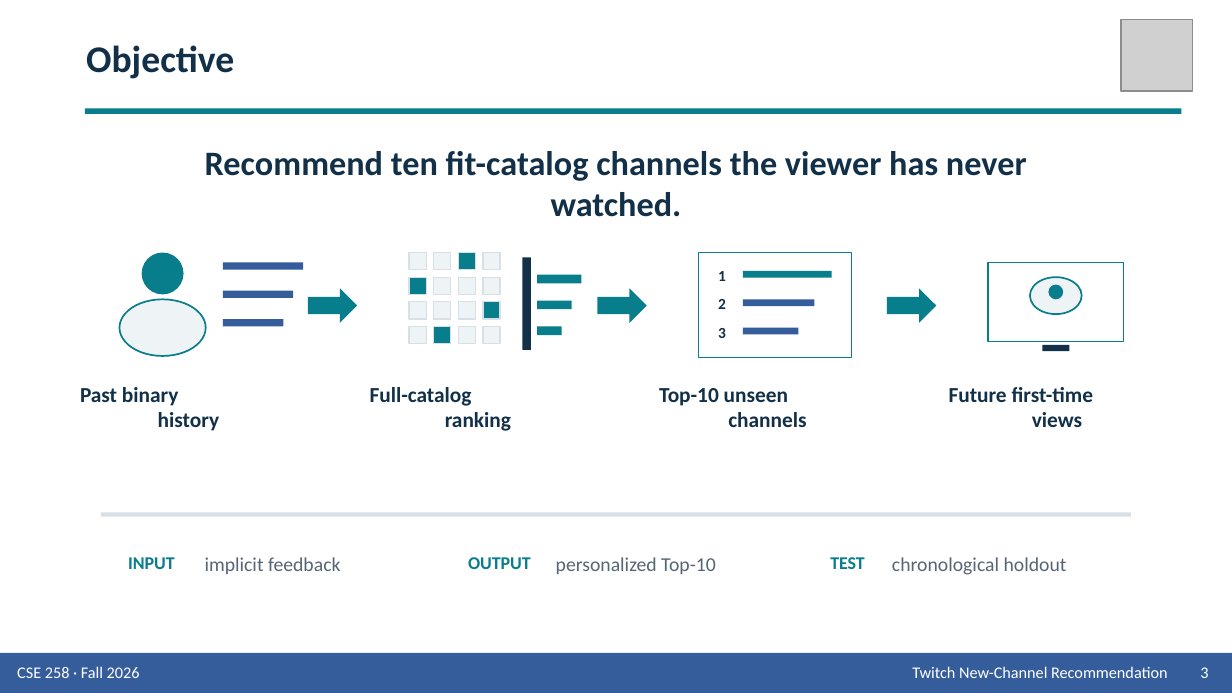
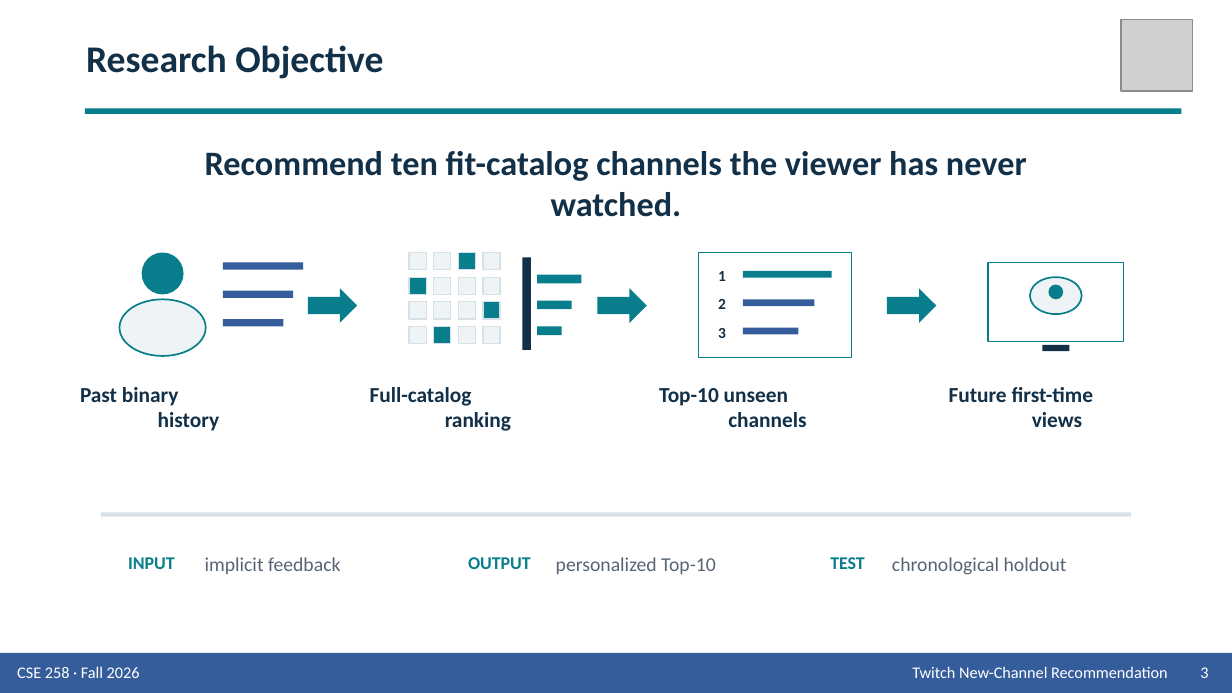
Before and after one commit to Wen-Chieh-Lo/You-know-who-did-God-did-, a slide deck: slide 3 of presentation/Group_9_Presentation_Twitch.pptx. Drawn at 1232x693 pixels with LibreOffice and Linux fonts; fonts in the diff are those of the drawing; grey boxes stand for pictures. Boxes give left, top, right and bottom in pixels: in the first picture for what was removed or moved away, otherwise in the second. Text is boxed around its words. In the diff, an @@ line names an element or a change of style, - is before the commit and + after.

```diff
--- a/presentation/Group_9_Presentation_Twitch.pptx
+++ b/presentation/Group_9_Presentation_Twitch.pptx
@@ text at <box>86,45,383,79</box>: text changed @@
-Objective
+Research Objective
```
Also in this commit, not shown: 12 other slides changed, 2 other files.
